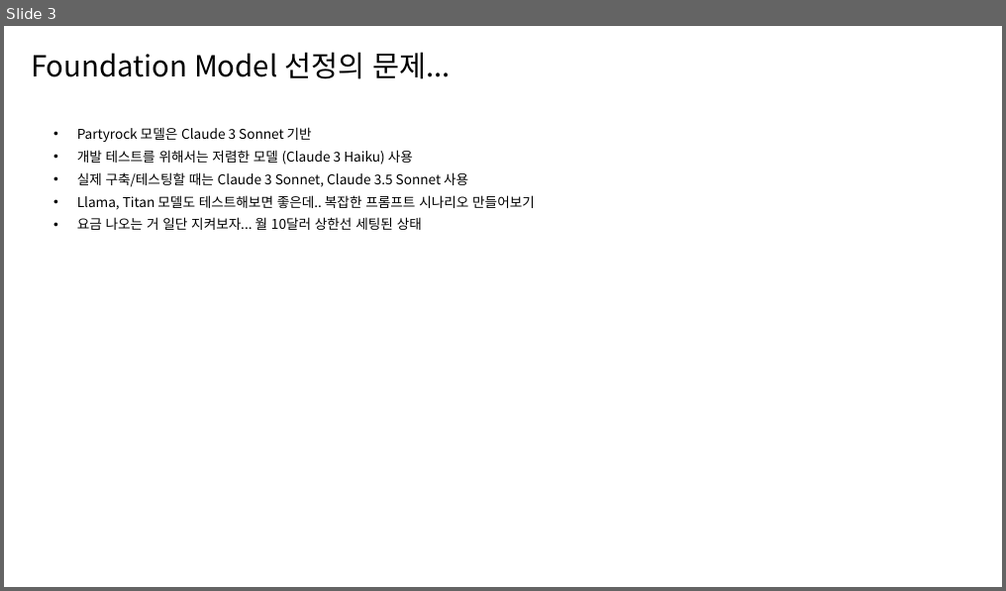
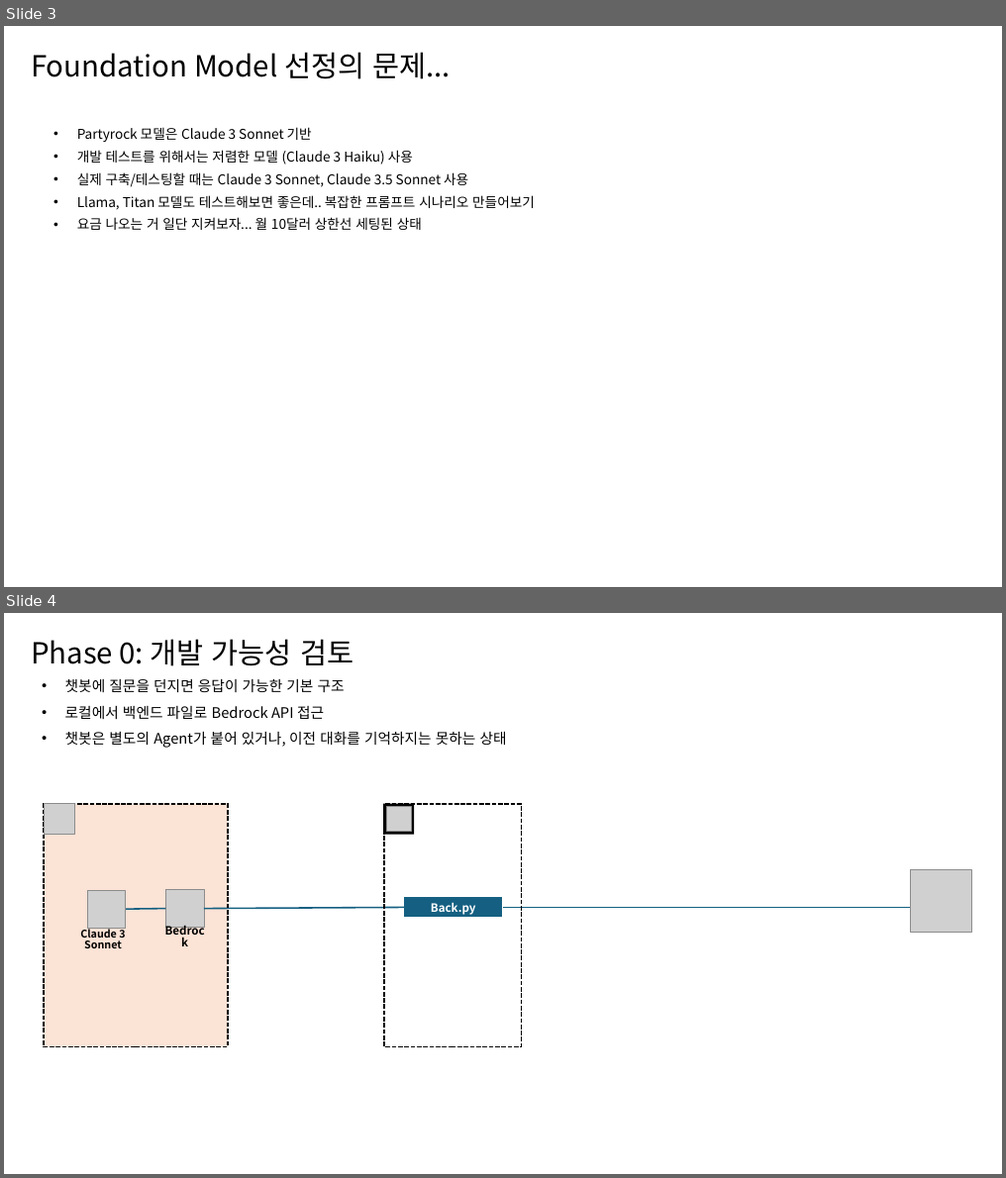
Before and after one commit to Yihoon-J/tarot-chat-AI, a slide deck: 개발계획서.pptx. Shown one above the other, each under a label of ours: slide 3 before the commit, slides 3 and 4 after it. The pictures are 1006x591 and 1006x1178 pixels, drawn with LibreOffice and Linux fonts; fonts in the diff are those of the drawing; grey boxes stand for pictures. Boxes give left, top, right and bottom in pixels: in the first picture for what was removed or moved away, otherwise in the second. Text is boxed around its words. In the diff, an @@ line names an element or a change of style, - is before the commit and + after.

```diff
--- a/개발계획서.pptx
+++ b/개발계획서.pptx
@@ slide 4 added at (4,613,1002,1174), background #FFFFFF @@
@@ title added at (31,639,353,666), 28 pt, text #000000 @@
+Phase 0: 개발 가능성 검토
@@ text added at (65,679,507,748), 14 pt, text #000000 @@
+• 챗봇에 질문을 던지면 응답이 가능한 기본 구조
+• 로컬에서 백엔드 파일로 Bedrock API 접근
+• 챗봇은 별도의 Agent가 붙어 있거나, 이전 대화를 기억하지는 못하는 상태
@@ rectangle added at (44,804,228,1047), fill #FBE3D6 @@
@@ rectangle added at (44,805,228,1048), outline #000000 1.5 pt dashed @@
@@ picture added at (44,804,74,835) @@
@@ rectangle added at (383,804,414,835), fill #000000 @@
@@ rectangle added at (384,805,522,1048), outline #000000 1.5 pt dashed @@
@@ picture added at (386,807,411,832) @@
@@ picture added at (911,870,972,932) @@
@@ picture added at (87,891,126,929) @@
@@ line added from (165, 909) to (124, 909), #156082 1.5 pt @@
@@ picture added at (165,890,204,928) @@
@@ line added from (404, 907) to (204, 909), #156082 1.5 pt @@
@@ rectangle added at (404,897,503,918), fill #156082, 11 pt, text #FFFFFF, bold @@
+Back.py
@@ line added from (945, 907) to (503, 907), #156082 1.5 pt @@
@@ text added at (80,927,125,949), 10.2 pt, text #000000, bold @@
+Claude 3 Sonnet
@@ text added at (154,927,215,949), 11 pt, text #000000, bold @@
+Bedrock
```
Also in this commit, not shown: 4 other slides added, 3 slides removed, 3 other files.
